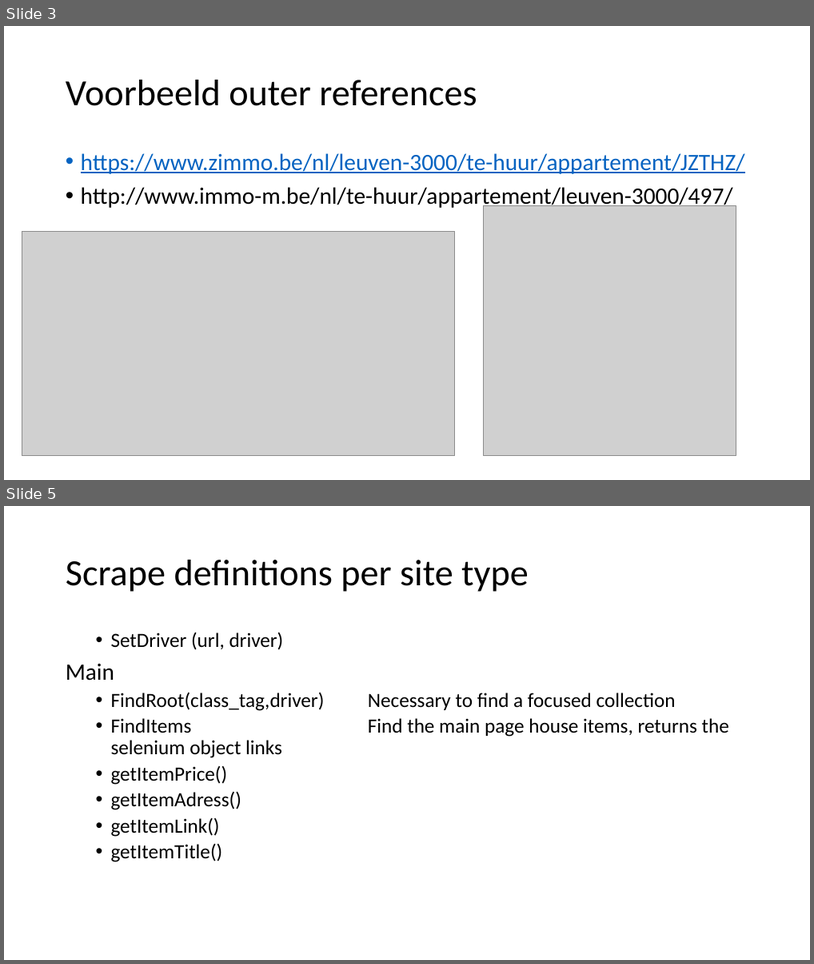
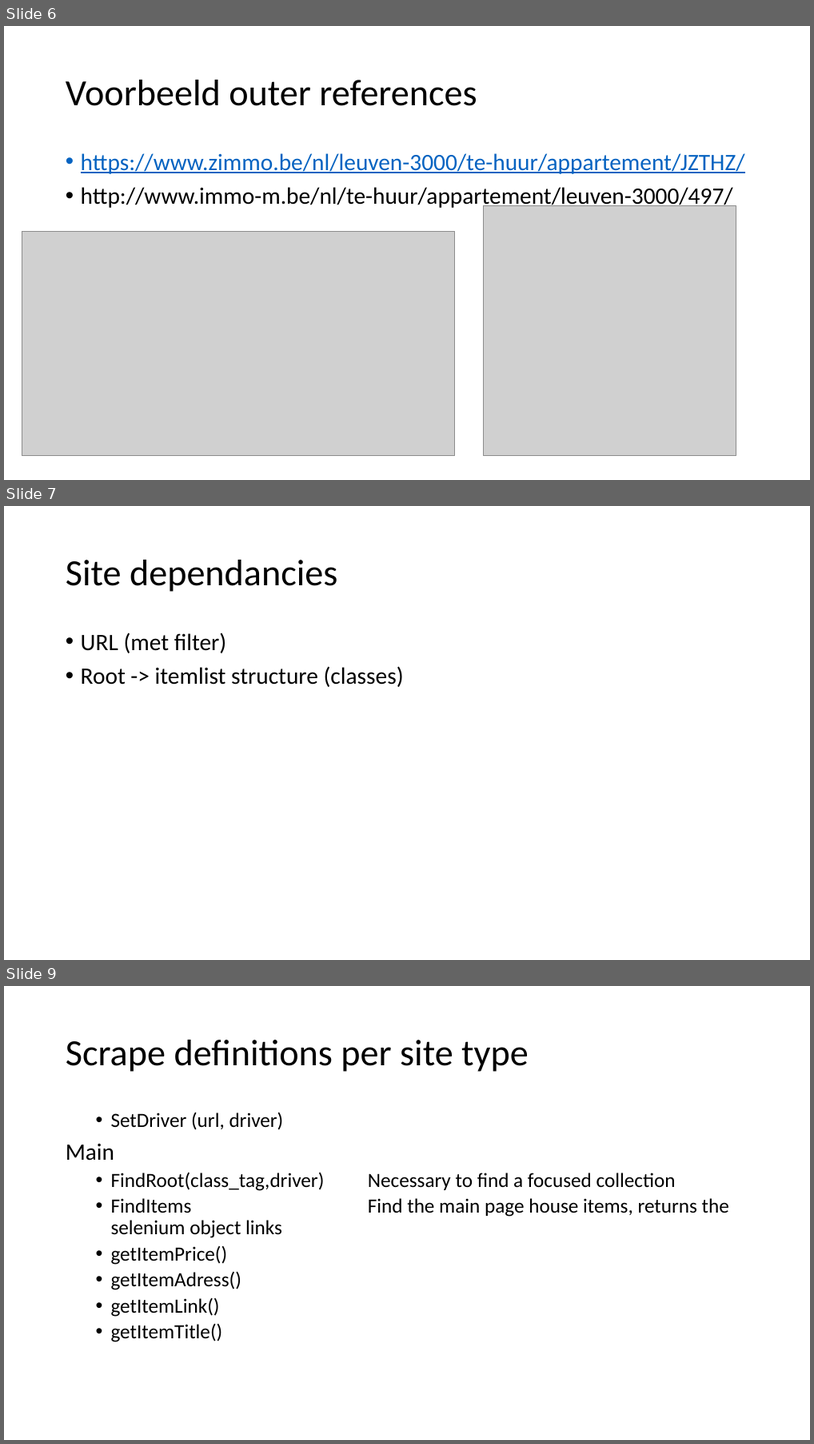
Before and after one commit to MaartenVandenhof-r0613805/OnlineHouseMarketBelgium, a slide deck: Documentation/InformationSites.pptx. Shown one above the other, each under a label of ours: slides 3 and 5 before the commit, slides 6, 7 and 9 after it; the slides between them are not shown. The pictures are 814x964 and 814x1444 pixels, drawn with LibreOffice and Linux fonts; fonts in the diff are those of the drawing; grey boxes stand for pictures. Boxes give left, top, right and bottom in pixels: in the first picture for what was removed or moved away, otherwise in the second. Text is boxed around its words. In the diff, an @@ line names an element or a change of style, - is before the commit and + after.

```diff
--- a/Documentation/InformationSites.pptx
+++ b/Documentation/InformationSites.pptx
@@ slide 7 added at [4,506,810,960], background #FFFFFF @@
@@ title added at [66,560,338,592], 44 pt, text #000000 @@
+Site dependancies
@@ text added at [81,632,404,687], 28 pt, text #000000 @@
+• URL (met filter)
+• Root -> itemlist structure (classes)
@@ what was slide 3 is now slide 6 @@
@@ what was slide 5 is now slide 9 @@
```
Also in this commit, not shown: 1 slide changed, 4 other slides added, 1 other file.
